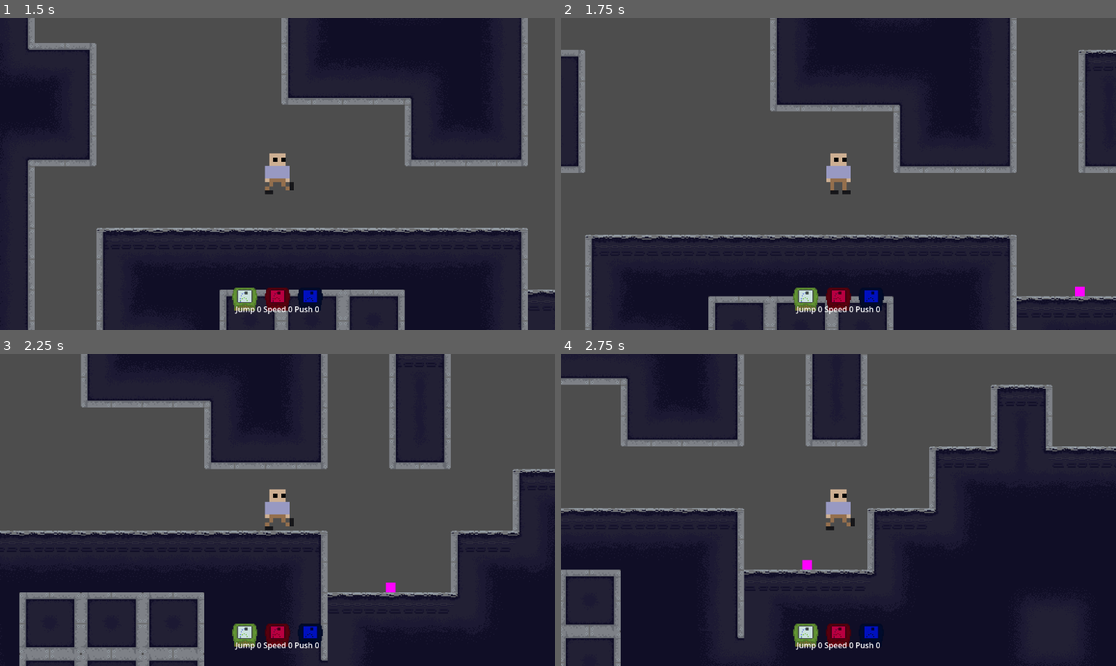
Above: before the commit, frames 1-4 (two rows, left to right).
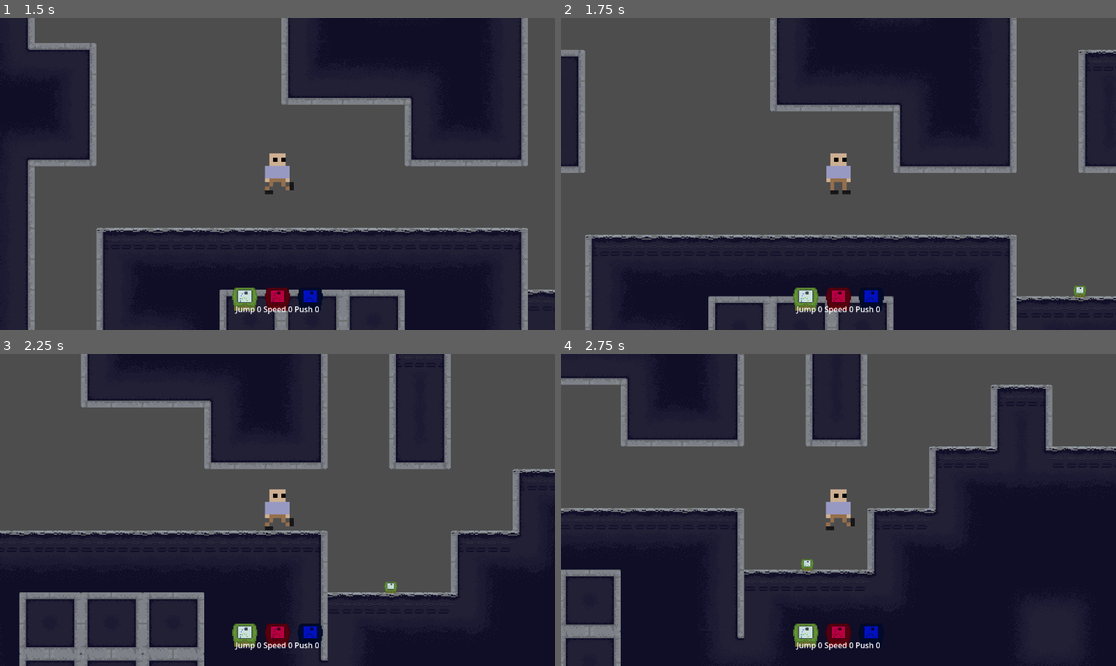
Above: after the commit, the same moments.

Repository: VehvilainenPooki/ModeGame
Game: Godot game, scene res://Main.tscn
Two runs of this game, one before a commit and one after it. Both use one fixed random seed, a clock stepped at 60 frames per second and the inputs below.
Inputs:
- Up to frame 1 (1.5 s): click "Play" at 0.5 s; tap Enter (ui_accept) at 1.25 s; hold Right (ui_right) from 1.28 s (still down); hold 2 (MODE_SPEED) from 1.28 s (still down)
- Up to frame 2 (1.75 s): keep holding Right (ui_right); keep holding 2 (MODE_SPEED); tap 1 (MODE_JUMP) at 1.52 s
- Up to frame 3 (2.25 s): keep holding Right (ui_right); release 2 (MODE_SPEED) at 2.03 s; tap 2 (MODE_SPEED) at 2.1 s
- Up to frame 4 (2.75 s): keep holding Right (ui_right); tap 1 (MODE_JUMP) at 2.27 s

Frame 1 is identical in both runs. In frame 2, less than 0.1% of the frame differs, in the area x 92-95%, y 85-90%; in frame 3, less than 0.1%; in frame 4, less than 0.1%.

Commit message:
Kasetti lataa spriten moodin mukaan

Diff:
--- a/Objects/Cartridges/Cartridge.gd
+++ b/Objects/Cartridges/Cartridge.gd
@@ -4,6 +4,11 @@
 enum MODES {DEFAULT, JUMP, PUSH, SPEED}
 @export var mode: MODES
 
+func _ready():
+	match mode:
+		MODES.JUMP:
+			$Sprite2D.texture = load("res://Assets/Cartridge/Cartridge.png")
+
 func _on_area_2d_body_entered(body):
 	if body is Player:
 		body.addCartridge(mode)
--- a/Objects/Cartridges/Cartridge.tscn
+++ b/Objects/Cartridges/Cartridge.tscn
@@ -14,7 +14,6 @@
 script = ExtResource("1_mcd6f")
 
 [node name="Sprite2D" type="Sprite2D" parent="."]
-scale = Vector2(20, 20)
 texture = SubResource("PlaceholderTexture2D_eykvg")
 
 [node name="CollisionShape2D" type="CollisionShape2D" parent="."]
